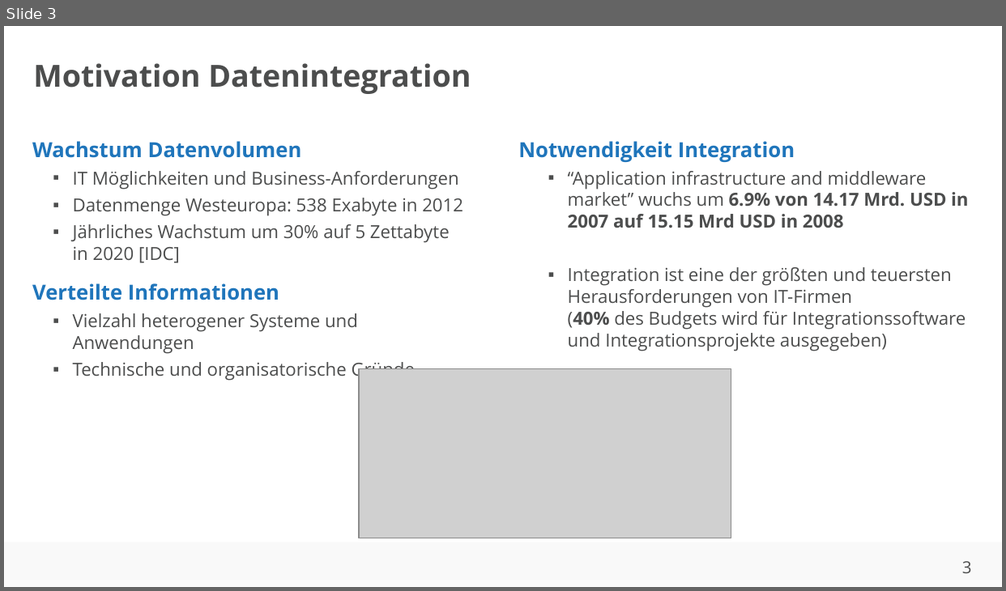
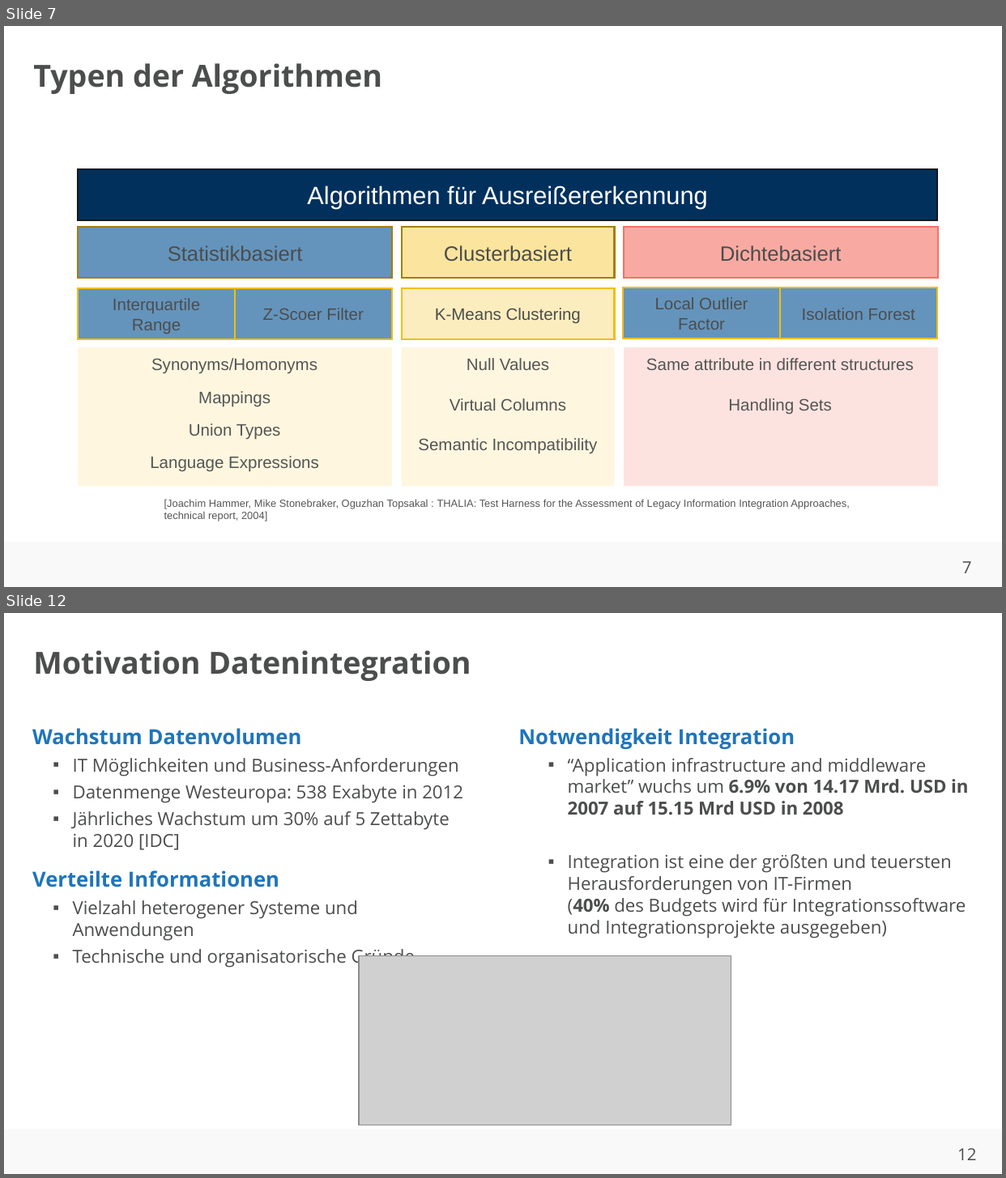
Before and after one commit to ahndavin/Abschlussarbeit_Bachelor, a slide deck: Kolloquium/Kolloquium.pptx. Shown one above the other, each under a label of ours: slide 3 before the commit, slides 7 and 12 after it; the slides between them are not shown. The pictures are 1006x591 and 1006x1178 pixels, drawn with LibreOffice and Linux fonts; fonts in the diff are those of the drawing; grey boxes stand for pictures; background and template pictures are left out. Boxes give left, top, right and bottom in pixels: in the first picture for what was removed or moved away, otherwise in the second. Text is boxed around its words. In the diff, an @@ line names an element or a change of style, - is before the commit and + after.

```diff
--- a/Kolloquium/Kolloquium.pptx
+++ b/Kolloquium/Kolloquium.pptx
@@ slide 7 added at bbox=[4, 26, 1002, 587], background #FFFFFF; not listed: 2 template elements that a slide beside it also shows @@
@@ title added at bbox=[33, 63, 382, 94], 22 pt, text #4C4D4D, bold @@
+Typen der Algorithmen
@@ rectangle added at bbox=[78, 169, 937, 220], fill #01305D, outline #181717 1.25 pt, 18 pt, text #FFFFFF @@
+Algorithmen für Ausreißererkennung
@@ rectangle added at bbox=[78, 228, 392, 279], fill #6494BC, outline #A47E07 1.25 pt, 15 pt, text #4C4D4D @@
+Statistikbasiert
@@ rectangle added at bbox=[401, 228, 615, 279], fill #FBE59E, outline #A47E07 1.25 pt, 15 pt, text #4C4D4D @@
+Clusterbasiert
@@ rectangle added at bbox=[624, 228, 938, 279], fill #F8AAA2, outline #F47264 1.25 pt, 15 pt, text #4C4D4D @@
+Dichtebasiert
@@ rectangle added at bbox=[78, 288, 236, 339], fill #6494BC, outline #F4BD0C 1.25 pt, 12 pt, text #4C4D4D @@
+Interquartile Range
@@ rectangle added at bbox=[235, 288, 392, 339], fill #6494BC, outline #F4BD0C 1.25 pt, 12 pt, text #4C4D4D @@
+Z-Scoer Filter
@@ rectangle added at bbox=[401, 288, 615, 339], fill #FCEDBF, outline #F4BD0C 1.25 pt, 12 pt, text #4C4D4D @@
+K-Means Clustering
@@ rectangle added at bbox=[623, 288, 780, 339], fill #6494BC, outline #F4BD0C 1.25 pt, 12 pt, text #4C4D4D @@
+Local Outlier Factor
@@ rectangle added at bbox=[780, 288, 938, 339], fill #6494BC, outline #F4BD0C 1.25 pt, 12 pt, text #4C4D4D @@
+Isolation Forest
@@ rectangle added at bbox=[78, 348, 391, 486], fill #FEF6DF @@
@@ rectangle added at bbox=[78, 349, 391, 478], fill #FEF6DF, 12 pt, text #555555 @@
+Synonyms/Homonyms
+Mappings
+Union Types
+Language Expressions
@@ rectangle added at bbox=[401, 348, 615, 486], fill #FEF6DF @@
@@ rectangle added at bbox=[401, 349, 615, 460], fill #FEF6DF, 12 pt, text #555555 @@
+Null Values
+Virtual Columns
+Semantic Incompatibility
@@ rectangle added at bbox=[624, 348, 938, 486], fill #FDE3E0 @@
@@ text added at bbox=[646, 358, 914, 415], 12 pt, text #555555 @@
+Same attribute in different structures
+Handling Sets
@@ text added at bbox=[164, 499, 850, 522], 7.5 pt, text #555555 @@
+[Joachim Hammer, Mike Stonebraker, Oguzhan Topsakal : THALIA: Test Harness for the Assessment of Legacy Information Integration Approaches, technical report, 2004]
@@ what was slide 3 is now slide 12 @@
@@ page number at bbox=[957, 1148, 976, 1161]: text changed @@
-3
+12
```
Also in this commit, not shown: 14 other slides added, 1 slide removed, 3 other files.
